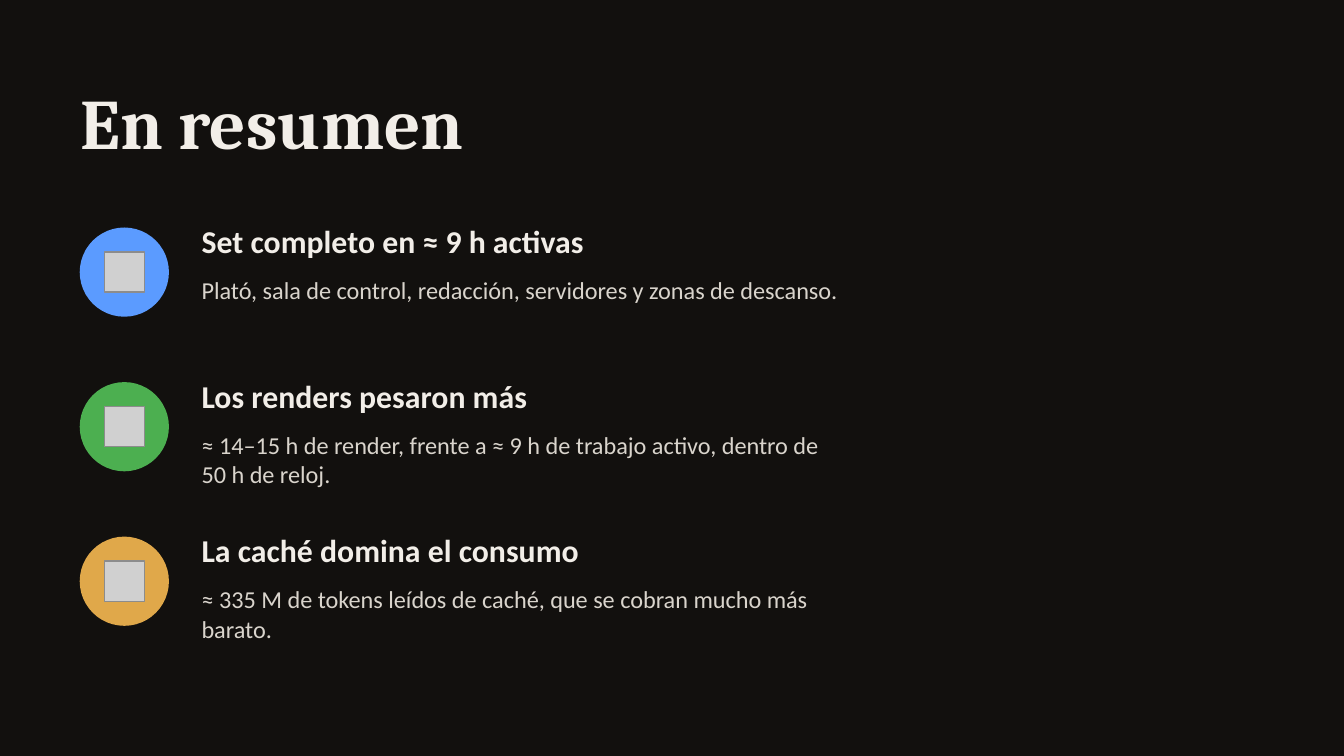
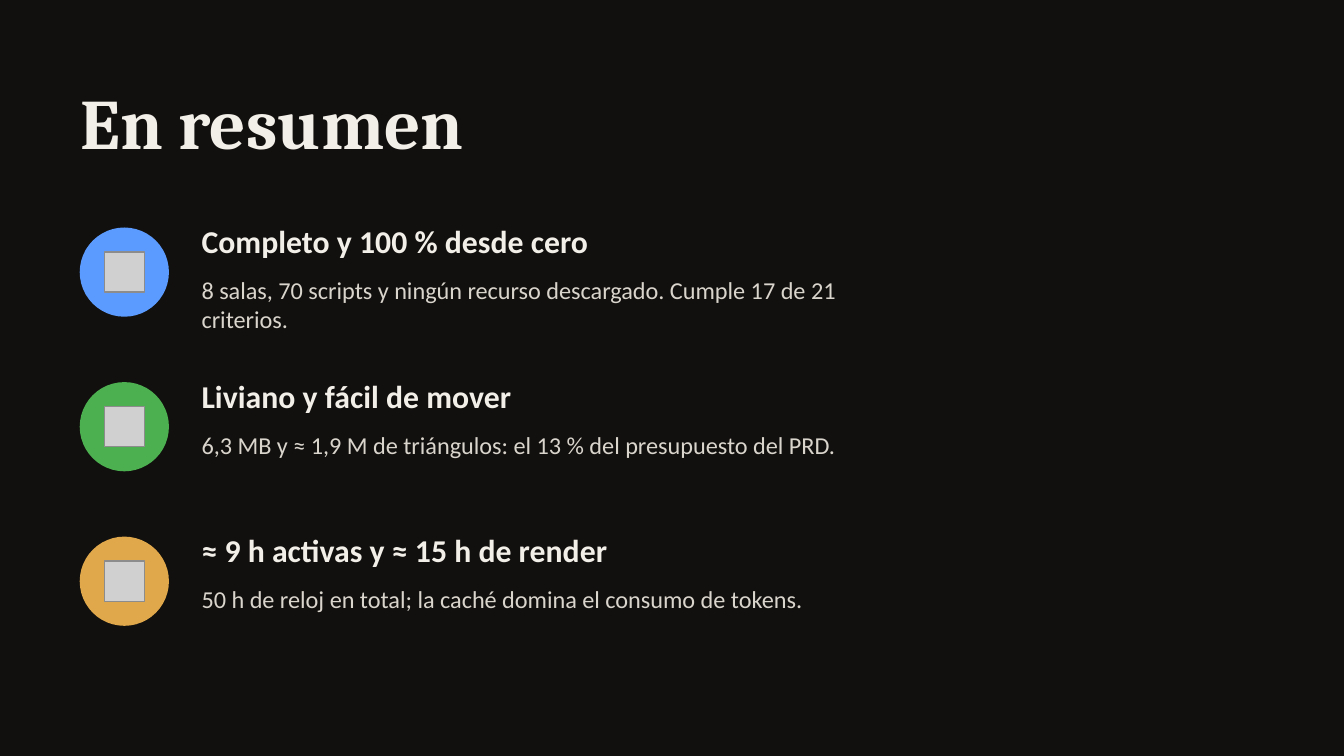
Before and after one commit to BarbaraParraEspinoza/other, a slide deck: slide 12 of presentacion.pptx (slide 8 before the commit). Drawn at 1344x756 pixels with LibreOffice and Linux fonts; fonts in the diff are those of the drawing; grey boxes stand for pictures; background and template pictures are left out. Boxes give left, top, right and bottom in pixels: in the first picture for what was removed or moved away, otherwise in the second. Text is boxed around its words. In the diff, an @@ line names an element or a change of style, - is before the commit and + after.

```diff
--- a/presentacion.pptx
+++ b/presentacion.pptx
@@ text at [202,230,588,258]: text changed @@
-Set completo en ≈ 9 h activas
+Completo y 100 % desde cero
@@ text at [202,282,836,328]: text changed @@
-Plató, sala de control, redacción, servidores y zonas de descanso.
+8 salas, 70 scripts y ningún recurso descargado. Cumple 17 de 21 criterios.
@@ text at [202,385,511,413]: text changed @@
-Los renders pesaron más
+Liviano y fácil de mover
@@ text at [202,437,835,458]: text changed @@
-≈ 14–15 h de render, frente a ≈ 9 h de trabajo activo, dentro de 50 h de reloj.
+6,3 MB y ≈ 1,9 M de triángulos: el 13 % del presupuesto del PRD.
@@ text at [225,539,607,567]: text changed @@
-La caché domina el consumo
+≈ 9 h activas y ≈ 15 h de render
@@ text at [202,591,802,612]: text changed @@
-≈ 335 M de tokens leídos de caché, que se cobran mucho más barato.
+50 h de reloj en total; la caché domina el consumo de tokens.
```
Also in this commit, not shown: 5 slides added, 1 slide removed.
